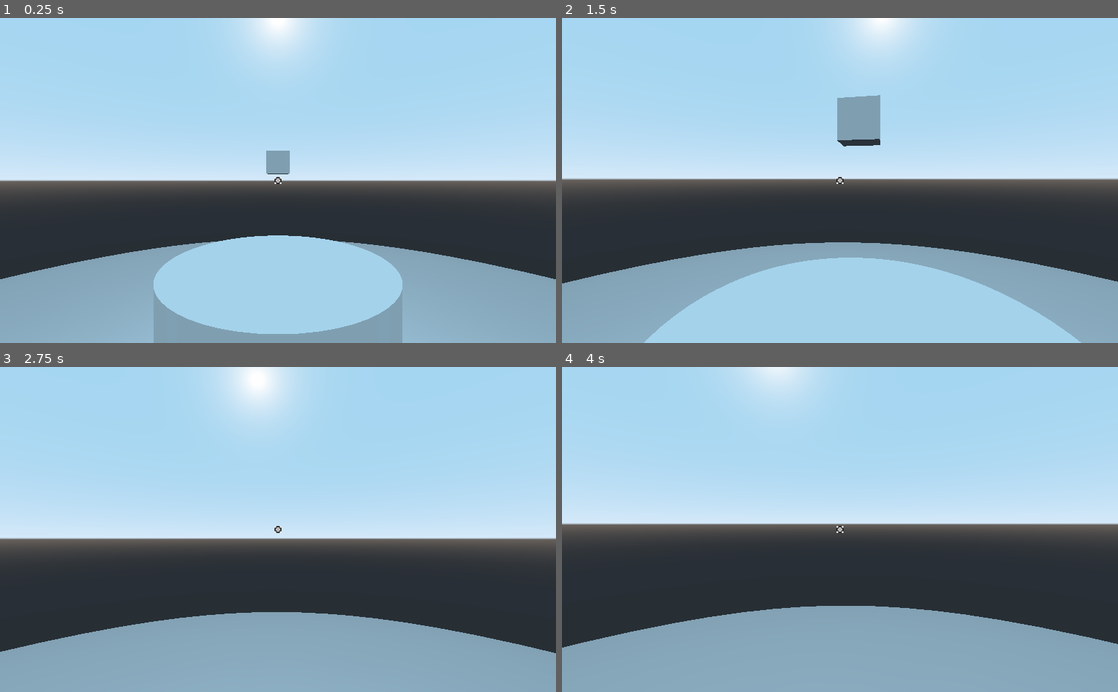
Above: before the commit, frames 1-4 (two rows, left to right).
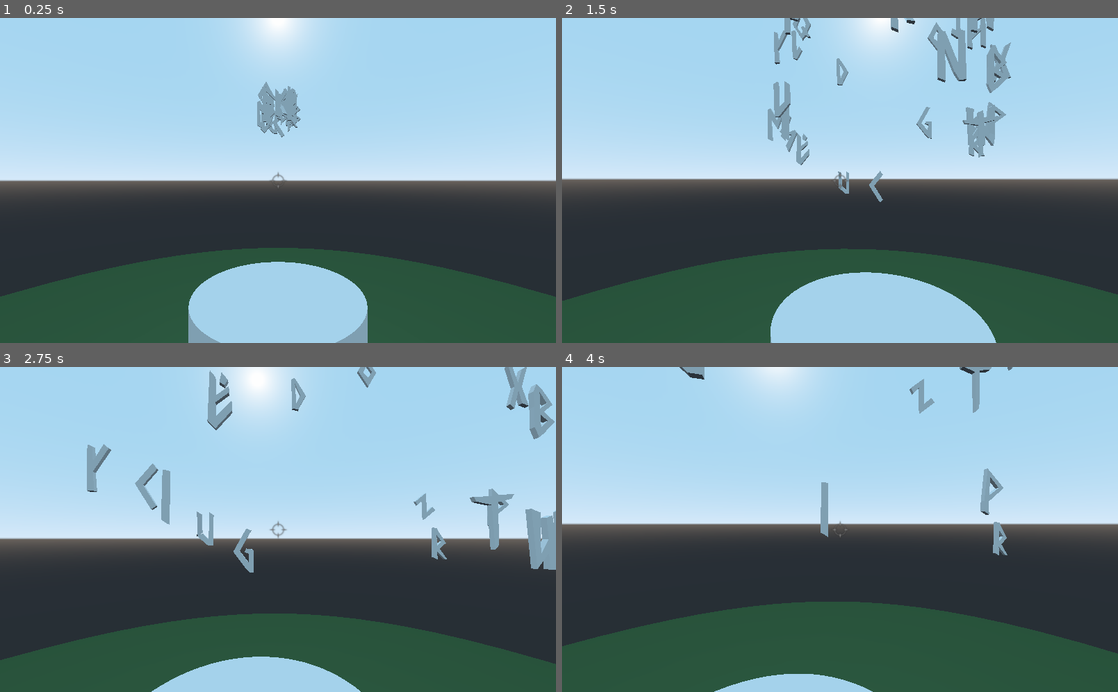
Above: after the commit, the same moments.

Repository: Albireo-B/WonderJam_2020
Game: Godot game, scene res://world.tscn
The game is run twice, just before and just after one commit, with the same random seed, the same clock (stepped at 60 frames per second) and the same inputs.
Inputs (mouse positions are in pixels of both pictures, inside the frame that each line leads up to):
- Up to frame 1 (0.25 s): no input
- Up to frame 2 (1.5 s): move the mouse to (867, 180) at 0.52 s; hold Up (ui_up) from 0.53 s (still down); click (867, 180) at 0.67 s; move the mouse to (812, 180) at 1.27 s
- Up to frame 3 (2.75 s): keep holding Up (ui_up); move the mouse to (289, 523) at 2.02 s
- Up to frame 4 (4 s): keep holding Up (ui_up); move the mouse to (834, 536) at 2.77 s; click (834, 536) at 2.92 s; move the mouse to (878, 532) at 3.52 s

The runs differ from the first frame. In frame 1, 23% of the frame differs, in the area x 0-100%, y 19-100%; in frame 2, 24%; in frame 3, 25%, in the area x 0-100%, y 0-100%; in frame 4, 24%.

Commit message:
ajout alphabet bougant alléatoirement

Diff:
--- a/Screw_Gravity/letter.gd
+++ b/Screw_Gravity/letter.gd
@@ -1,25 +1,21 @@
 extends KinematicBody
 
 
-# Declare member variables here. Examples:
-# var a = 2
-# var b = "text"
-export var osrange = 20.0
-export var osspeed = 1.0
-var ascend = 1
-var pos = 0
+# Declare member variables here.
+export var speed = 1
+onready var originpos = global_transform.origin
+onready var randtarget = originpos
 
 
 # Called when the node enters the scene tree for the first time.
 func _ready():
-	pass # Replace with function body.
-
+	randomize()
 
 # Called every frame. 'delta' is the elapsed time since the previous frame.
 func _process(delta):
-	if pos < 0:
-		ascend = 1
-	elif pos > osrange:
-		ascend = -1
-	pos = pos + ascend*osspeed
-	move_and_slide(Vector3(0,osspeed*ascend,0))
+	var direction = randtarget - global_transform.origin
+	if direction.length() < 1:
+		var newpos = Vector3((randf()*15-7.5),(randf()*10-5),(randf()*8-2))
+		randtarget = originpos + newpos
+	else:
+		move_and_slide(direction.normalized()*speed)
--- /dev/null
+++ b/Screw_Gravity/letter.tscn
@@ -0,0 +1,21 @@
+[gd_scene load_steps=4 format=2]
+
+[ext_resource path="res://letter.gd" type="Script" id=1]
+[ext_resource path="res://assets/alphabet/q.obj" type="ArrayMesh" id=2]
+
+[sub_resource type="BoxShape" id=1]
+
+[node name="letter" type="KinematicBody"]
+transform = Transform( 5, 0, 0, 0, 5, 0, 0, 0, 5, 0, 0, 0 )
+script = ExtResource( 1 )
+
+[node name="MeshInstance" type="MeshInstance" parent="."]
+layers = 2147483649
+mesh = ExtResource( 2 )
+skeleton = NodePath("")
+material/0 = null
+
+[node name="CollisionShape" type="CollisionShape" parent="."]
+transform = Transform( 0.05, 0, 0, 0, 0.1, 0, 0, 0, 0.01, 0, 0, 0 )
+shape = SubResource( 1 )
+disabled = true
--- /dev/null
+++ b/Screw_Gravity/world.gd
@@ -0,0 +1,31 @@
+extends Spatial
+
+
+# Declare member variables here. Examples:
+# var a = 2
+# var b = "text"
+
+
+# Called when the node enters the scene tree for the first time.
+func _ready():
+	var letterScene = load("res://letter.tscn")
+	var alpha = "a".to_ascii()
+	for i in range(0,26):
+		var letter = letterScene.instance()
+		letter.speed = 2
+
+		var newalpha = alpha
+		newalpha[0] = alpha[0]+i
+		var mesh = load("res://assets/alphabet/"+newalpha.get_string_from_ascii()+".obj")
+		letter.get_node("MeshInstance").set_mesh(mesh)
+
+		get_node("/root/world/plan").add_child(letter)
+
+
+
+
+
+
+# Called every frame. 'delta' is the elapsed time since the previous frame.
+#func _process(delta):
+#	pass
--- a/Screw_Gravity/world.tscn
+++ b/Screw_Gravity/world.tscn
@@ -1,28 +1,35 @@
-[gd_scene load_steps=8 format=2]
+[gd_scene load_steps=9 format=2]
 
 [ext_resource path="res://assets/cursor.png" type="Texture" id=1]
 [ext_resource path="res://assets/maujoe.camera_control/scripts/camera_control.gd" type="Script" id=2]
-[ext_resource path="res://letter.gd" type="Script" id=3]
+[ext_resource path="res://world.gd" type="Script" id=4]
 
 [sub_resource type="SphereMesh" id=1]
 
+[sub_resource type="SpatialMaterial" id=5]
+albedo_color = Color( 0.34902, 0.533333, 0.34902, 1 )
+
 [sub_resource type="CylinderMesh" id=2]
 
-[sub_resource type="CubeMesh" id=3]
+[sub_resource type="QuadMesh" id=3]
 
-[sub_resource type="BoxShape" id=4]
+[sub_resource type="SpatialMaterial" id=4]
+flags_transparent = true
+albedo_color = Color( 0.607843, 0.607843, 0.607843, 0 )
 
 [node name="world" type="Spatial"]
+script = ExtResource( 4 )
 
 [node name="island" type="Spatial" parent="."]
+transform = Transform( 20, 0, 0, 0, 1, 0, 0, 0, 20, 0, 0, 0 )
 
 [node name="MeshInstance" type="MeshInstance" parent="island"]
-transform = Transform( 10, 0, 0, 0, 1, 0, 0, 0, 10, 0, 0, 0 )
+transform = Transform( 1, 0, 0, 0, 1, 0, 0, 0, 1, -0.000884008, -4.76837e-07, 0.000376081 )
 mesh = SubResource( 1 )
-material/0 = null
+material/0 = SubResource( 5 )
 
 [node name="Camera" type="Camera" parent="."]
-transform = Transform( 1, 0, 0, 0, 1, 0, 0, 0, 1, 0, 3.23802, 2.11344 )
+transform = Transform( 1, 0, 0, 0, 1, 0, 0, 0, 1, 0, 7.5, 5.56174 )
 current = true
 script = ExtResource( 2 )
 sensitivity = 0.2
@@ -30,25 +37,19 @@
 pitch_limit = 90
 
 [node name="Sprite3D" type="Sprite3D" parent="Camera"]
-transform = Transform( 1, 0, 0, 0, 1, 0, 0, 0, 1, 0, 0, -0.858916 )
+transform = Transform( 0.05, 0, 0, 0, 0.05, 0, 0, 0, 0.05, 0, 0, -0.858916 )
+modulate = Color( 0.501961, 0.501961, 0.501961, 1 )
 pixel_size = 0.005
 texture = ExtResource( 1 )
 
 [node name="artefact" type="Spatial" parent="."]
+transform = Transform( 2, 0, 0, 0, 2, 0, 0, 0, 2, 0, 2.84684, 0 )
 
 [node name="MeshInstance" type="MeshInstance" parent="artefact"]
-transform = Transform( 1, 0, 0, 0, 2.5, 0, 0, 0, 1, 0, 0, 0 )
 mesh = SubResource( 2 )
 material/0 = null
 
-[node name="letter" type="KinematicBody" parent="."]
-transform = Transform( 0.1, 0, 0, 0, 0.1, 0, 0, 0, 0.1, 0, 3.3743, 0 )
-script = ExtResource( 3 )
-osspeed = 0.1
-
-[node name="MeshInstance" type="MeshInstance" parent="letter"]
+[node name="plan" type="MeshInstance" parent="."]
+transform = Transform( 1, 0, 0, 0, 1, 0, 0, 0, 1, 0, 9.87686, -2.205 )
 mesh = SubResource( 3 )
-material/0 = null
-
-[node name="CollisionShape" type="CollisionShape" parent="letter"]
-shape = SubResource( 4 )
+material/0 = SubResource( 4 )
Not shown, added: Screw_Gravity/assets/alphabet/a.obj
Not shown, added: Screw_Gravity/assets/alphabet/a.obj.import
Not shown, added: Screw_Gravity/assets/alphabet/b.obj
Not shown, added: Screw_Gravity/assets/alphabet/b.obj.import
Not shown, added: Screw_Gravity/assets/alphabet/c.obj
Not shown, added: Screw_Gravity/assets/alphabet/c.obj.import
Not shown, added: Screw_Gravity/assets/alphabet/d.obj
Not shown, added: Screw_Gravity/assets/alphabet/d.obj.import
Not shown, added: Screw_Gravity/assets/alphabet/e.obj
Not shown, added: Screw_Gravity/assets/alphabet/e.obj.import
Not shown, added: Screw_Gravity/assets/alphabet/f.obj
Not shown, added: Screw_Gravity/assets/alphabet/f.obj.import
(and 41 more such lines)
